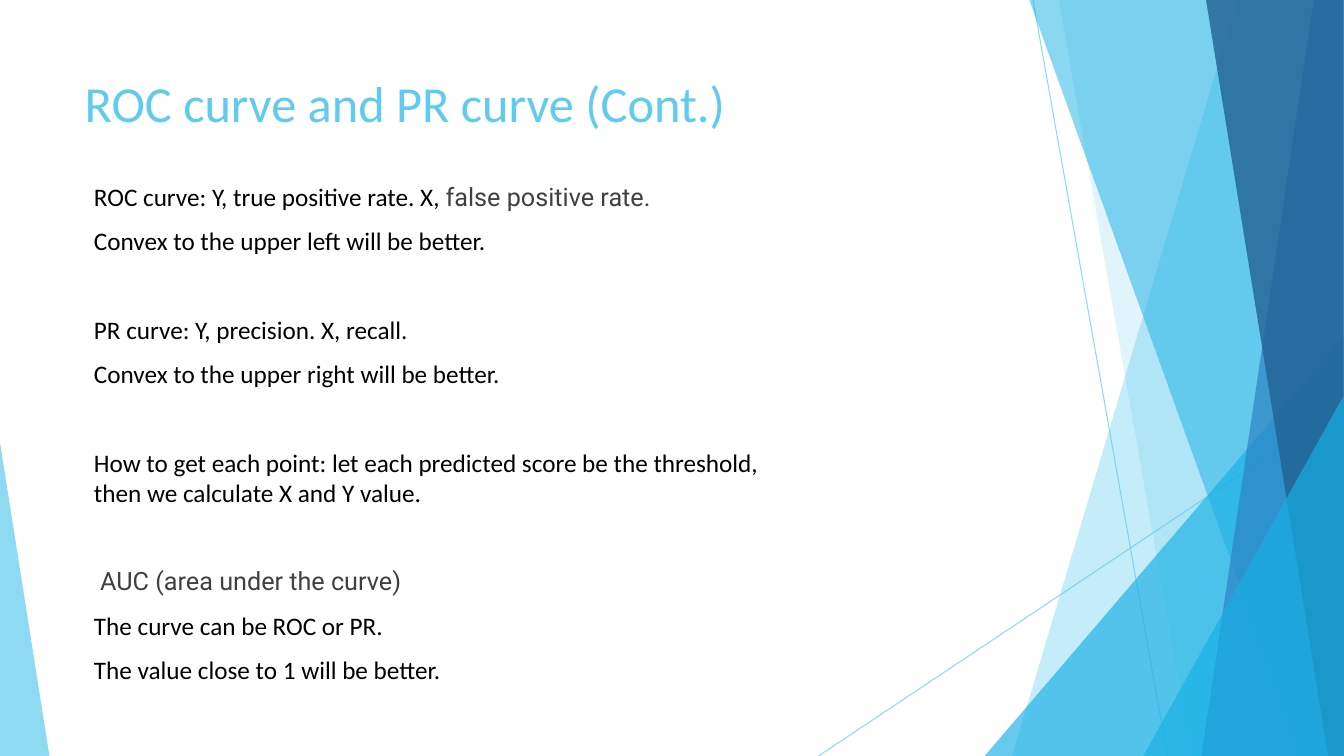
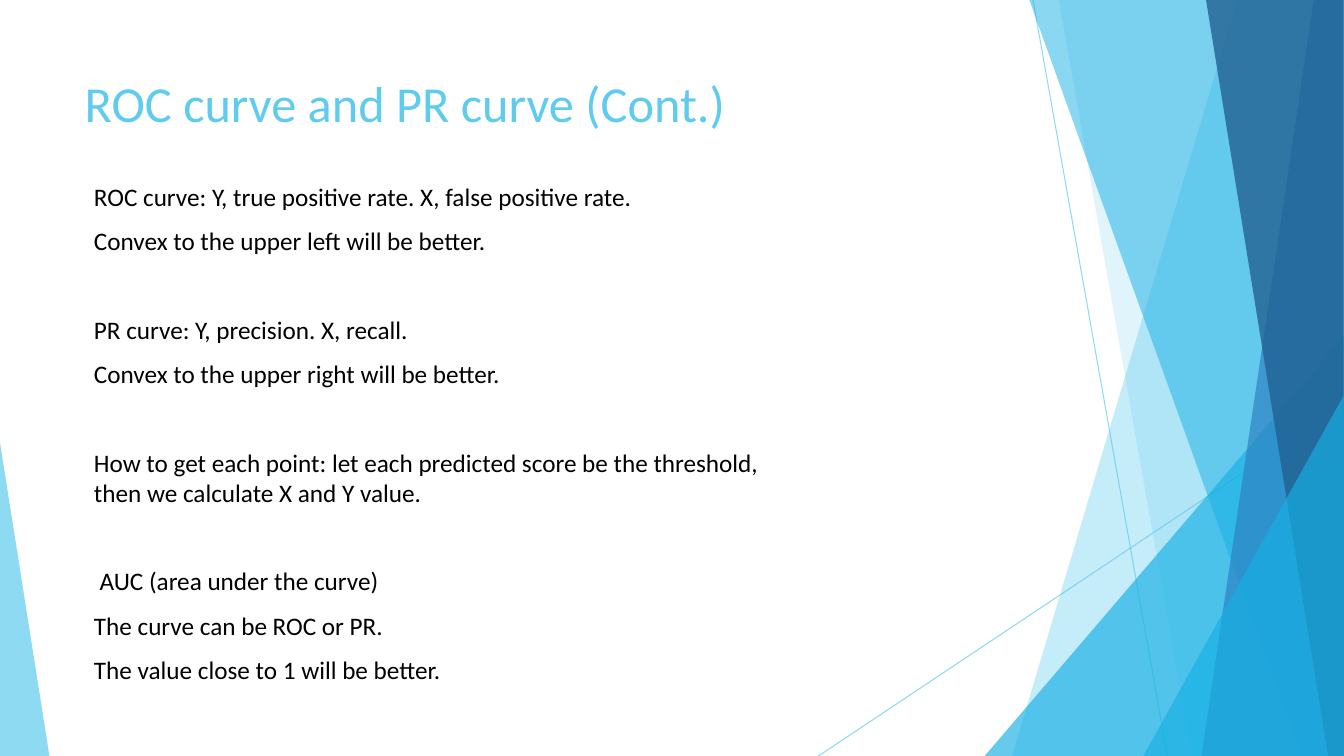
Before and after one commit to AbdullahAlZoabi/Drug-Target-Interaction-Prediction, a slide deck: slide 25 of Drug-Target Interaction Prediction.pptx. Drawn at 1344x756 pixels with LibreOffice and Linux fonts; fonts in the diff are those of the drawing. Boxes give left, top, right and bottom in pixels: in the first picture for what was removed or moved away, otherwise in the second. Text is boxed around its words. In the diff, an @@ line names an element or a change of style, - is before the commit and + after.

```diff
--- a/Drug-Target Interaction Prediction.pptx
+++ b/Drug-Target Interaction Prediction.pptx
@@ text at box(94, 188, 631, 594): font Roboto to Calibri, text colour #404040 to #000000 in "false positive rate.", "AUC (area under the curve)" @@
```
Also in this commit, not shown: 6 other slides changed, 3 slides added, 1 slide removed.
